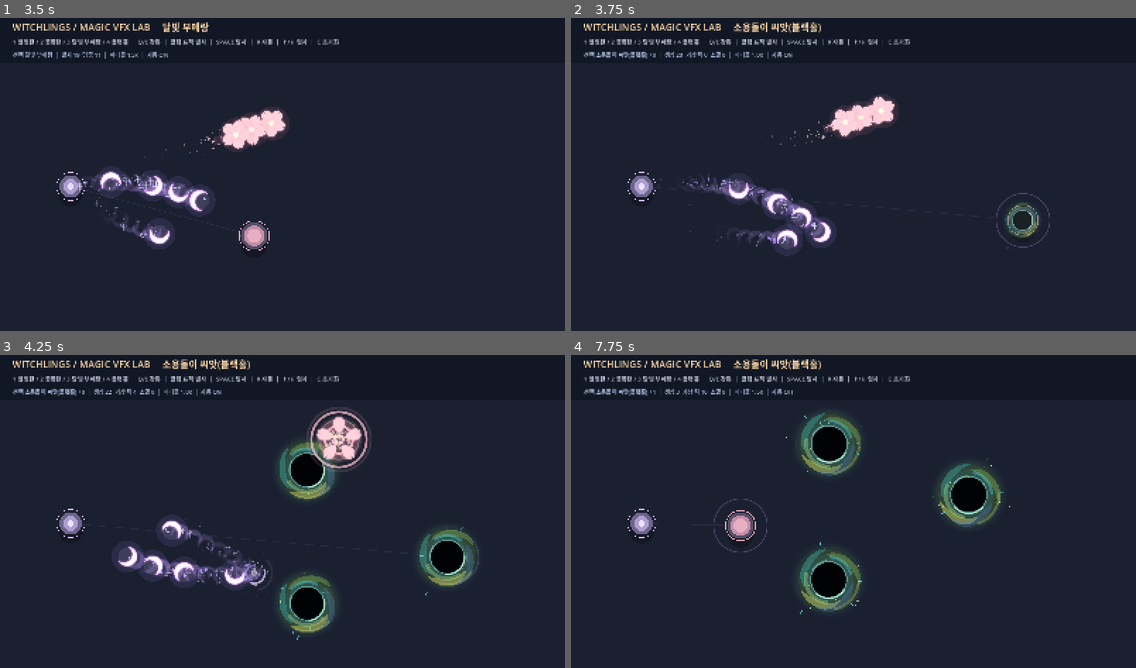
Above: before the commit, frames 1-4 (two rows, left to right).
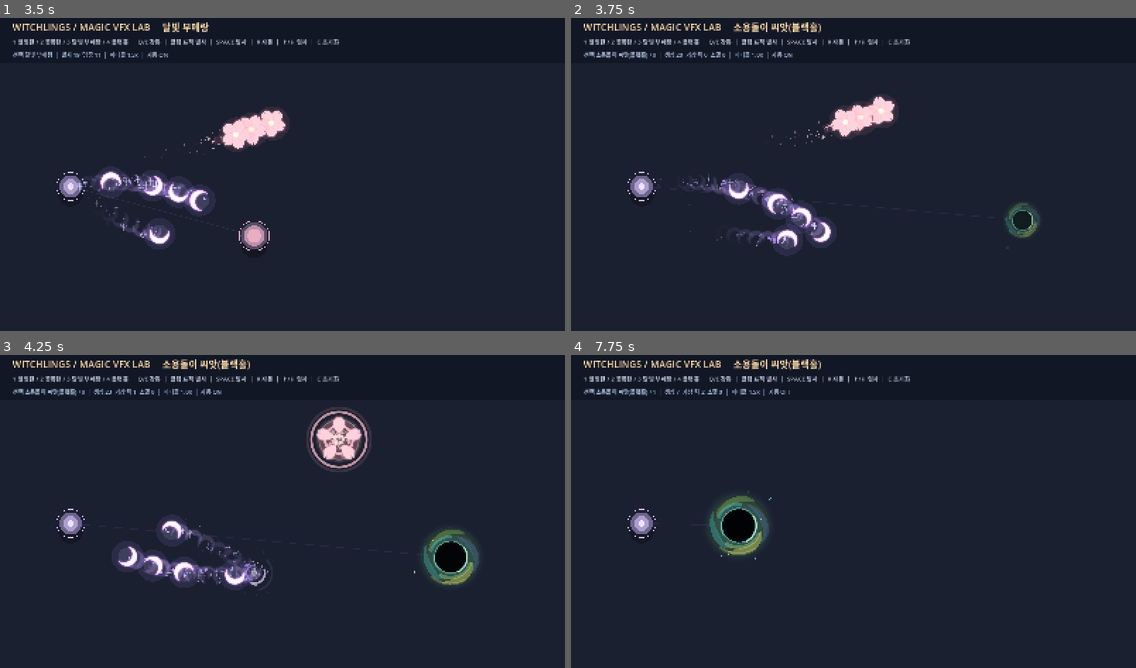
Above: after the commit, the same moments.

Repository: LittleEvasn/Test-Room
Game: Godot game, scene res://scenes/main.tscn
Two runs of this game, one before a commit and one after it. Both use one fixed random seed, a clock stepped at 60 frames per second and the inputs below.
Inputs (mouse positions are in pixels of both pictures, inside the frame that each line leads up to):
- Up to frame 1 (3.5 s): tap Enter at 0.5 s; move the mouse to (406, 155) at 0.52 s; hold Up 0.53-1.28 s; tap Space at 0.6, 0.77, 1.07, 1.52, 1.55, 1.82, 2.3, 3.02, 3.05, 3.32 s; click (406, 155) at 0.67 s; move the mouse to (169, 187) at 1.27 s; hold Down 1.28-2.03 s; tap 1 at 1.35 s; click (169, 187) at 1.42 s; move the mouse to (339, 102) at 2.02 s; hold Up from 2.03 s (still down); tap 2 at 2.1 s; click (339, 102) at 2.17 s; move the mouse to (254, 237) at 2.77 s; tap 3 at 2.85 s; click (254, 237) at 2.92 s
- Up to frame 2 (3.75 s): move the mouse to (1023, 221) at 3.52 s; release Up at 3.53 s; hold Down from 3.53 s (still down); tap 4 at 3.6 s; click (1023, 221) at 3.67 s
- Up to frame 3 (4.25 s): keep holding Down; tap Space at 3.77, 3.8, 4.07 s
- Up to frame 4 (7.75 s): move the mouse to (684, 461) at 4.27 s; tap Q at 4.35 s; click (684, 461) at 4.42 s; tap Space at 4.52, 4.55, 4.82, 5.3, 6.02, 6.05, 6.32, 6.77, 6.8, 7.07, 7.35, 7.52 s; move the mouse to (881, 508) at 5.02 s; tap E at 5.1 s; click (881, 508) at 5.17 s; move the mouse to (768, 430) at 5.77 s; release Down at 5.78 s; hold Up from 5.78 s (still down); tap R at 5.85 s; click (768, 430) at 5.92 s; move the mouse to (977, 492) at 6.52 s; tap C at 6.6 s; click (977, 492) at 6.67 s; move the mouse to (740, 524) at 7.27 s; click (740, 524) at 7.42 s

Frame 1 is identical in both runs. In frame 2, 0.2% of the frame differs, in the area x 75-85%, y 55-74%; in frame 3, 3.7%; in frame 4, 6.7%, in the area x 18-78%, y 10-83%.

Commit message:
Show one black hole at a time and remove pink target overlay in VFX preview

Diff:
--- a/scripts/main.gd
+++ b/scripts/main.gd
@@ -40,7 +40,7 @@
     if autofire:
         fire_clock -= delta
         if fire_clock <= 0.0:
-            fire_clock = 1.8 if selected_spell == 3 else fire_interval
+            fire_clock = 5.2 if selected_spell == 3 else fire_interval
             shoot()
     var spell_name := _spell_name()
     if selected_spell == 3:
@@ -54,7 +54,7 @@
         ]
     queue_redraw()
 
-func shoot() -> void:
+func shoot(replace_hole: bool = false) -> void:
     var active_count := get_tree().get_nodes_in_group("vfx_bolt").size() + get_tree().get_nodes_in_group("vfx_bloom").size() + get_tree().get_nodes_in_group("vfx_moon").size() + get_tree().get_nodes_in_group("vfx_hole").size()
     if active_count >= 50:
         return
@@ -78,14 +78,17 @@
         moon.struck.connect(_on_moon_struck)
         moon.returned.connect(_on_moon_returned)
     else:
-        # Test-Room 전용: 병합 없이 서로 떨어진 최대 3개 개체로 시각 실험.
-        if get_tree().get_nodes_in_group("vfx_hole").size() >= 3:
-            return
-        var spawn_at := _find_black_hole_spawn()
-        if spawn_at.x < 0.0:
-            return
+        # 이펙트 평가 중에는 블랙홀 한 개에만 집중한다.
+        # 자동 발사는 기존 개체가 소멸할 때까지 기다리고, 수동 발사는 위치를 바꿔 다시 소환한다.
+        var active_holes := get_tree().get_nodes_in_group("vfx_hole")
+        if not active_holes.is_empty():
+            if not replace_hole:
+                return
+            for old_hole in active_holes:
+                old_hole.remove_from_group("vfx_hole")
+                old_hole.queue_free()
         var hole = BLACK_HOLE_SCRIPT.new()
-        hole.configure(spawn_at, START_POINT, particle_multiplier, black_hole_rank)
+        hole.configure(target_point, START_POINT, particle_multiplier, black_hole_rank)
         add_child(hole)
         hole.add_to_group("vfx_hole")
         hole.pulsed.connect(_on_black_hole_pulse)
@@ -124,31 +127,6 @@
 
 func _on_black_hole_vanished(_point: Vector2) -> void:
     black_hole_finished += 1
-
-func _find_black_hole_spawn() -> Vector2:
-    # 배치 정책은 본게임에 적용하지 않는다. 겹침 없이 이펙트만 비교하기 위한 고정 실험 좌표.
-    var existing := get_tree().get_nodes_in_group("vfx_hole")
-    var offsets := [
-        Vector2.ZERO,
-        Vector2(-400.0, -250.0), Vector2(-400.0, 250.0),
-        Vector2(400.0, -250.0), Vector2(400.0, 250.0),
-        Vector2(0.0, -380.0), Vector2(0.0, 380.0)
-    ]
-    var best := Vector2(-1.0, -1.0)
-    var best_gap := -1.0
-    for offset in offsets:
-        var candidate: Vector2 = (target_point + offset).clamp(Vector2(220.0, 255.0), Vector2(1380.0, 720.0))
-        var nearest := INF
-        for node in existing:
-            var hole_node := node as Node2D
-            if hole_node != null:
-                nearest = minf(nearest, candidate.distance_to(hole_node.global_position))
-        if nearest > best_gap:
-            best_gap = nearest
-            best = candidate
-    if not existing.is_empty() and best_gap < 335.0:
-        return Vector2(-1.0, -1.0)
-    return best
 
 func _spell_name() -> String:
     match selected_spell:
@@ -162,9 +140,9 @@
     if event is InputEventMouseButton and event.pressed:
         if event.button_index == MOUSE_BUTTON_LEFT:
             target_point = get_global_mouse_position().clamp(Vector2(185, 230), SCREEN_SIZE - Vector2(185, 170))
-            shoot()
+            shoot(true)
         elif event.button_index == MOUSE_BUTTON_RIGHT:
-            shoot()
+            shoot(true)
         queue_redraw()
     if event is InputEventKey and event.pressed and not event.echo:
         match event.keycode:
@@ -191,7 +169,7 @@
                 elif selected_spell == 1:
                     bloom_rank = mini(3, bloom_rank + 1)
             KEY_SPACE:
-                shoot()
+                shoot(true)
             KEY_R:
                 autofire = not autofire
             KEY_UP, KEY_EQUAL, KEY_KP_ADD:
@@ -223,15 +201,17 @@
     draw_circle(START_POINT, 9.0, Color("eee2ff"))
     draw_arc(START_POINT, 40.0, 0.0, TAU, 48, Color("d9bbff"), 2.0)
 
-    draw_circle(target_point + Vector2(0, 25), 38.0, Color(0, 0, 0, 0.26))
-    draw_circle(target_point, 38.0, Color("554f67"))
-    draw_circle(target_point, 29.0, Color("c48eaa"))
-    draw_circle(target_point, 19.0, Color("e6b0c2"))
-    draw_arc(target_point, 43.0, 0.0, TAU, 48, Color("d9a2b8"), 2.0)
-    if selected_spell == 1:
-        draw_arc(target_point, BLOOM_RADII[bloom_rank], 0.0, TAU, 64, Color(1.0, 0.65, 0.75, 0.28), 1.5, true)
-    elif selected_spell == 3:
-        draw_arc(target_point, 76.0, 0.0, TAU, 64, Color(0.75, 0.61, 1.0, 0.29), 1.5, true)
+    if selected_spell != 3:
+        draw_circle(target_point + Vector2(0, 25), 38.0, Color(0, 0, 0, 0.26))
+        draw_circle(target_point, 38.0, Color("554f67"))
+        draw_circle(target_point, 29.0, Color("c48eaa"))
+        draw_circle(target_point, 19.0, Color("e6b0c2"))
+        draw_arc(target_point, 43.0, 0.0, TAU, 48, Color("d9a2b8"), 2.0)
+        if selected_spell == 1:
+            draw_arc(target_point, BLOOM_RADII[bloom_rank], 0.0, TAU, 64, Color(1.0, 0.65, 0.75, 0.28), 1.5, true)
+    else:
+        # 보라색 표적 원이 블랙홀 원반과 겹쳐 보이지 않도록 작은 조준점만 표시.
+        draw_arc(target_point, 8.0, 0.0, TAU, 24, Color(0.58, 0.80, 0.77, 0.28), 1.5, true)
 
 func _create_hud() -> void:
     var layer := CanvasLayer.new()
